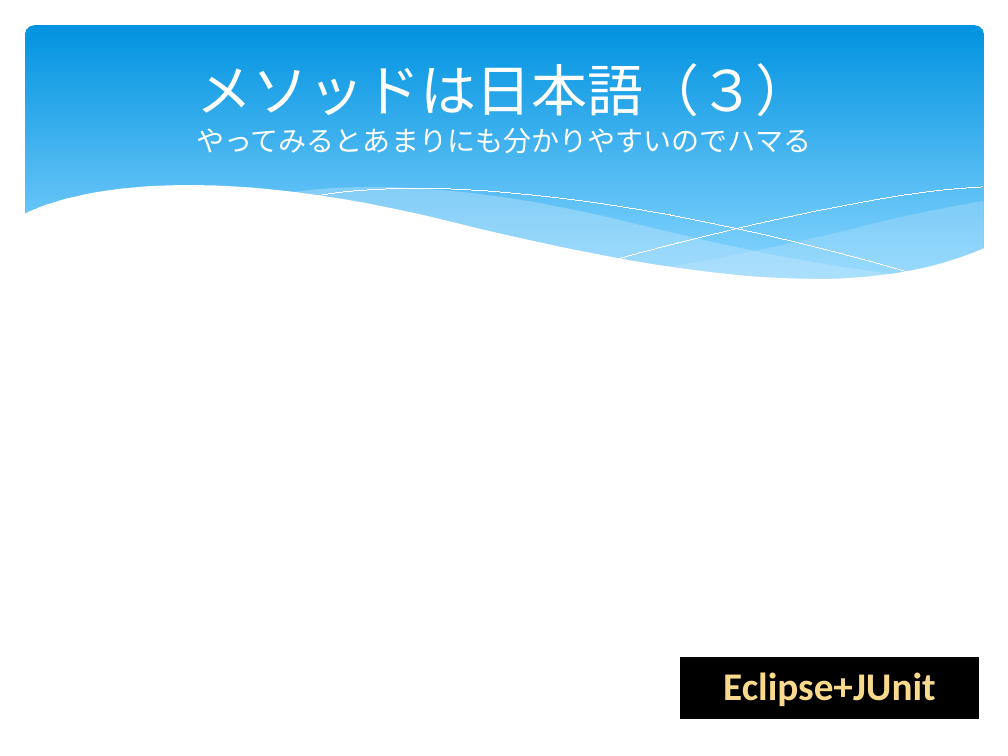
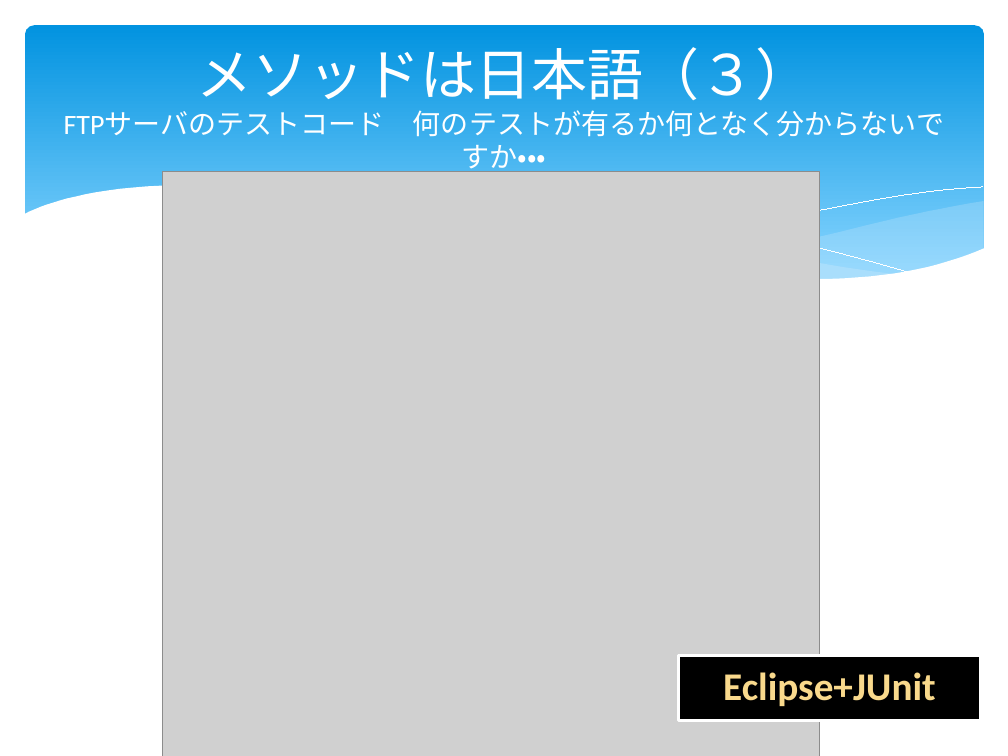
Before and after one commit to furuya02/clrh78, a slide deck: slide 27 of C# から Java へのプログラム移植で体験したTDDの効果は？.pptx (slide 39 before the commit). Drawn at 1008x756 pixels with LibreOffice and Linux fonts; fonts in the diff are those of the drawing; grey boxes stand for pictures. Boxes give left, top, right and bottom in pixels: in the first picture for what was removed or moved away, otherwise in the second. Text is boxed around its words. In the diff, an @@ line names an element or a change of style, - is before the commit and + after.

```diff
--- a/C# から Java へのプログラム移植で体験したTDDの効果は？.pptx
+++ b/C# から Java へのプログラム移植で体験したTDDの効果は？.pptx
@@ title at (64,47,944,175): text changed @@
-メソッドは日本語（３）
-やってみるとあまりにも分かりやすいのでハマる
+メソッドは日本語（３）
+FTPサーバのテストコード 何のテストが有るか何となく分からないですか・・・
@@ picture added at (162,171,820,756) @@
```
Also in this commit, not shown: 17 other slides changed, 13 slides added, 3 slides removed.
